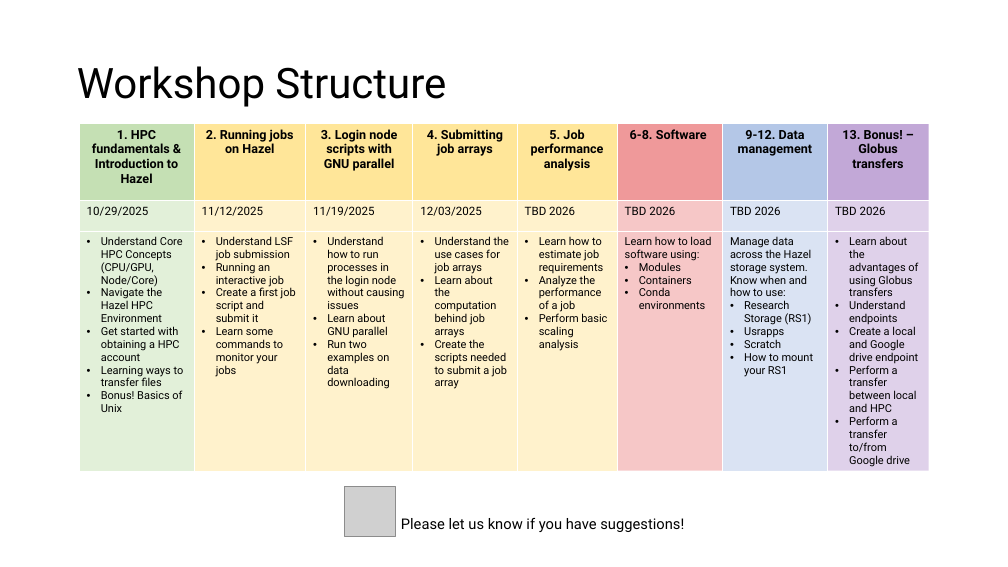
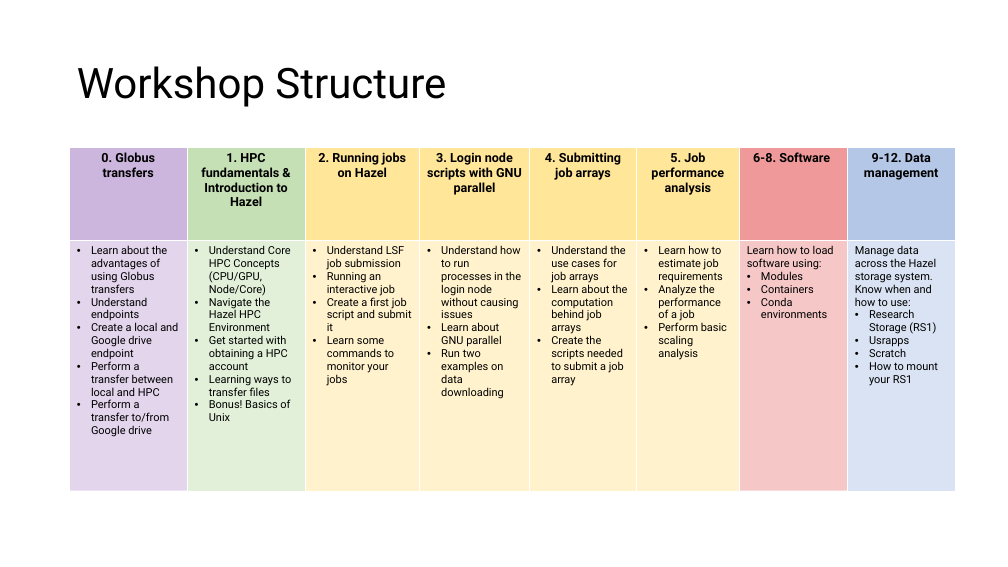
Before and after one commit to hurwitzlab/brc_hazel_training, a slide deck: slide 3 of slides/brc_hazel_0001.pptx. Drawn at 1008x567 pixels with LibreOffice and Linux fonts; fonts in the diff are those of the drawing; grey boxes stand for pictures. Boxes give left, top, right and bottom in pixels: in the first picture for what was removed or moved away, otherwise in the second. Text is boxed around its words. In the diff, an @@ line names an element or a change of style, - is before the commit and + after.

Commit message:
updated slides

```diff
--- a/slides/brc_hazel_0001.pptx
+++ b/slides/brc_hazel_0001.pptx
@@ table at [70, 147, 957, 491] @@
-row 1: 1. HPC fundamentals & Introduction to Hazel | 2. Running jobs on Hazel | 3. Login node scripts with GNU parallel | 4. Submitting job arrays | 5. Job performance analysis | 6-8. Software | 9-12. Data management | 13. Bonus! – Globus transfers
-row 2: 10/29/2025 | 11/12/2025 | 11/19/2025 | 12/03/2025 | TBD 2026 | TBD 2026 | TBD 2026 | TBD 2026
-row 3: Understand Core HPC Concepts (CPU/GPU, Node/Core) / Navigate the Hazel HPC Environment / Get started with obtaining a HPC account / Learning ways to transfer files / Bonus! Basics of Unix | Understand LSF job submission / Running an interactive job / Create a first job script and submit it / Learn some commands to monitor your jobs | Understand how to run processes in the login node without causing issues / Learn about GNU parallel / Run two examples on data downloading | Understand the use cases for job arrays / Learn about the computation behind job arrays / Create the scripts needed to submit a job array | Learn how to estimate job requirements / Analyze the performance of a job / Perform basic scaling analysis | Learn how to load software using: / Modules / Containers / Conda environments | Manage data across the Hazel storage system. Know when and how to use: / Research Storage (RS1) / Usrapps / Scratch / How to mount your RS1 | Learn about the advantages of using Globus transfers / Understand endpoints / Create a local and Google drive endpoint / Perform a transfer between local and HPC / Perform a transfer to/from Google drive
+row 1: 0. Globus transfers | 1. HPC fundamentals & Introduction to Hazel | 2. Running jobs on Hazel | 3. Login node scripts with GNU parallel | 4. Submitting job arrays | 5. Job performance analysis | 6-8. Software | 9-12. Data management
+row 2: Learn about the advantages of using Globus transfers / Understand endpoints / Create a local and Google drive endpoint / Perform a transfer between local and HPC / Perform a transfer to/from Google drive | Understand Core HPC Concepts (CPU/GPU, Node/Core) / Navigate the Hazel HPC Environment / Get started with obtaining a HPC account / Learning ways to transfer files / Bonus! Basics of Unix | Understand LSF job submission / Running an interactive job / Create a first job script and submit it / Learn some commands to monitor your jobs | Understand how to run processes in the login node without causing issues / Learn about GNU parallel / Run two examples on data downloading | Understand the use cases for job arrays / Learn about the computation behind job arrays / Create the scripts needed to submit a job array | Learn how to estimate job requirements / Analyze the performance of a job / Perform basic scaling analysis | Learn how to load software using: / Modules / Containers / Conda environments | Manage data across the Hazel storage system. Know when and how to use: / Research Storage (RS1) / Usrapps / Scratch / How to mount your RS1
@@ table: place and size @@
-table at [79, 123, 929, 477]
+table at [70, 147, 957, 491]
@@ picture removed at [345, 486, 395, 537] @@
@@ text removed at [401, 518, 684, 532] @@
-Please let us know if you have suggestions!
```
